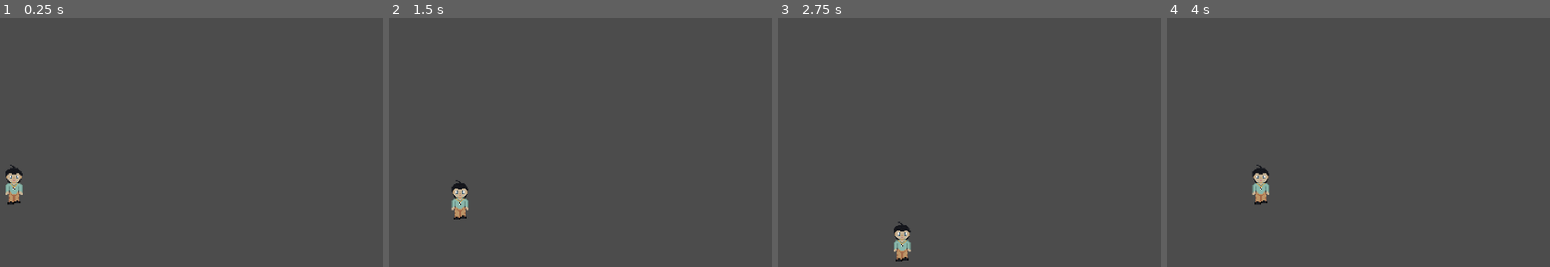
Above: before the commit, frames 1-4 (left to right).
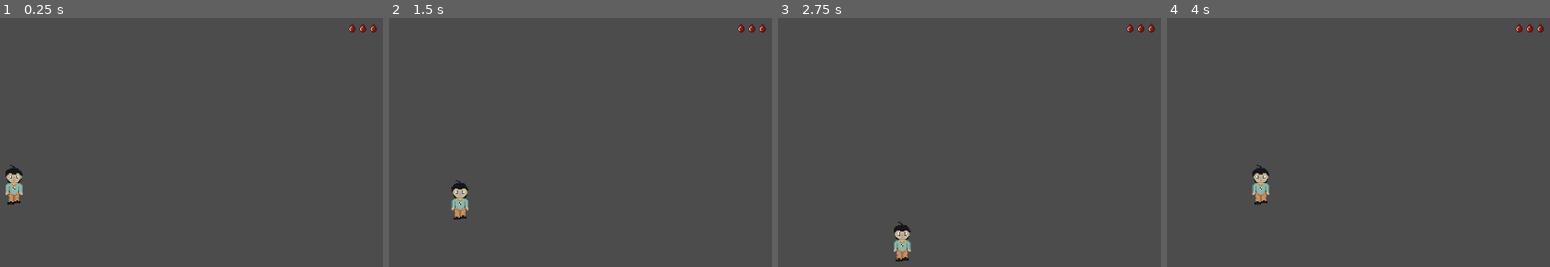
Above: after the commit, the same moments.

Repository: ldahleen54/gmtk2022
Game: Godot game, scene res://scenes/safe/safe1.tscn
Two runs of this game, one before a commit and one after it. Both use one fixed random seed, a clock stepped at 60 frames per second and the inputs below. This scene is started directly instead of the project's main scene.
Inputs:
- Up to frame 1 (0.25 s): no input
- Up to frame 2 (1.5 s): tap Enter (ui_accept) at 0.5, 0.77 s; hold Right (ui_right) 0.53-1.28 s; hold Down (ui_down) from 1.28 s (still down)
- Up to frame 3 (2.75 s): tap Enter (ui_accept) at 1.52 s; release Down (ui_down) at 2.03 s; hold Right (ui_right) from 2.03 s (still down)
- Up to frame 4 (4 s): release Right (ui_right) at 2.78 s; hold Up (ui_up) 2.78-3.53 s; tap Enter (ui_accept) at 3.02, 3.77 s; hold Left (ui_left) from 3.53 s (still down)

The runs differ from the first frame. In frame 1, 0.1% of the frame differs, in the area x 90-99%, y 2-6%; in frame 2, 0.1%; in frame 3, 0.1%; in frame 4, 0.1%.

Commit message:
Added ui overlay, added health bar on load of scene

Diff:
--- a/scenes/safe/safe1.tscn
+++ b/scenes/safe/safe1.tscn
@@ -1,7 +1,8 @@
-[gd_scene load_steps=8 format=2]
+[gd_scene load_steps=9 format=2]
 
 [ext_resource path="res://scripts/PlayerMovement.gd" type="Script" id=1]
 [ext_resource path="res://assets/Sprites/James_01.png" type="Texture" id=2]
+[ext_resource path="res://scenes/ui/overlay.tscn" type="PackedScene" id=3]
 
 [sub_resource type="RectangleShape2D" id=1]
 extents = Vector2( 24.5, 51.5 )
@@ -60,6 +61,8 @@
 scale = Vector2( 0.266239, 2.73639 )
 shape = SubResource( 5 )
 
+[node name="Overlay" parent="." instance=ExtResource( 3 )]
+
 [connection signal="body_entered" from="RandomTeleporter" to="PlayerBody" method="_on_RandomTeleporter_body_entered"]
 [connection signal="body_entered" from="Safe2Teleporter" to="PlayerBody" method="_on_Safe2Teleporter_body_entered"]
 [connection signal="body_entered" from="StartTeleporter" to="PlayerBody" method="_on_StartTeleporter_body_entered"]
--- /dev/null
+++ b/scenes/ui/overlay.tscn
@@ -0,0 +1,38 @@
+[gd_scene load_steps=2 format=2]
+
+[ext_resource path="res://scripts/healthbar.gd" type="Script" id=2]
+
+[node name="Overlay" type="Node2D"]
+position = Vector2( 1760, 51 )
+
+[node name="ViewportContainer" type="ViewportContainer" parent="."]
+margin_left = 51.0
+margin_top = -30.0
+margin_right = 51.0
+margin_bottom = -6.0
+
+[node name="HealthBar" type="HBoxContainer" parent="ViewportContainer"]
+margin_right = 84.0
+margin_bottom = 24.0
+script = ExtResource( 2 )
+__meta__ = {
+"_edit_lock_": true
+}
+
+[node name="ExtraBloodDrop" type="TextureRect" parent="ViewportContainer/HealthBar"]
+margin_bottom = 24.0
+
+[node name="BloodDrop3" type="TextureRect" parent="ViewportContainer/HealthBar"]
+margin_left = 4.0
+margin_right = 4.0
+margin_bottom = 24.0
+
+[node name="BloodDrop2" type="TextureRect" parent="ViewportContainer/HealthBar"]
+margin_left = 8.0
+margin_right = 8.0
+margin_bottom = 24.0
+
+[node name="BloodDrop1" type="TextureRect" parent="ViewportContainer/HealthBar"]
+margin_left = 12.0
+margin_right = 12.0
+margin_bottom = 24.0
--- a/scripts/PlayerMovement.gd
+++ b/scripts/PlayerMovement.gd
@@ -31,7 +31,6 @@
 	# "res://scenes/dangerous/danger10.tscn",
 	# "res://scenes/dangerous/danger11.tscn",
 	# "res://scenes/dangerous/danger12.tscn",
-	# "res://scenes/dangerous/danger1.tscn"
 ]
 
 # Called when the node enters the scene tree for the first time.
--- /dev/null
+++ b/scripts/healthbar.gd
@@ -0,0 +1,28 @@
+extends HBoxContainer
+var blood_texture = preload("res://assets/UI/BloodDrop.png")
+onready var blood_node1 = get_node("BloodDrop1")
+onready var blood_node2 = get_node("BloodDrop2")
+onready var blood_node3 = get_node("BloodDrop3")
+# Called when the node enters the scene tree for the first time.
+func _ready():
+	var player_model = get_node("/root/PlayerModel")
+	var blood1 = TextureRect.new()
+	var blood2 = TextureRect.new()
+	var blood3 = TextureRect.new()
+	# check the player health and add the blood drops to the overlay
+	if player_model.health == 6:
+		blood_node1.set_texture(blood_texture)
+		blood_node2.set_texture(blood_texture)
+		blood_node3.set_texture(blood_texture)
+
+	if player_model.health == 4:
+		blood_node1.set_texture(blood_texture)
+		blood_node2.set_texture(blood_texture)
+
+	if player_model.health == 2:
+		blood_node1.set_texture(blood_texture)
+
+
+# Called every frame. 'delta' is the elapsed time since the previous frame.
+#func _process(delta):
+#	pass
Binary file added: assets/UI/BloodDrop.png
Not shown, added: assets/UI/BloodDrop.png.import
Renamed: assets/Sprites/sprite_6.png -> assets/sprite_6.png
Not shown, changed: assets/sprite_6.png.import
